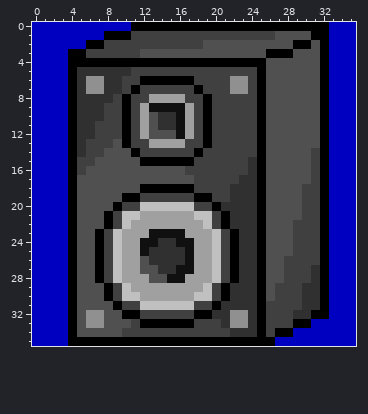
Pixel-art sprite: Monja/Assets/Image/Item_Image/item_036.png. Above is the file before it was changed.
The file is 36x36 pixels.
New version:
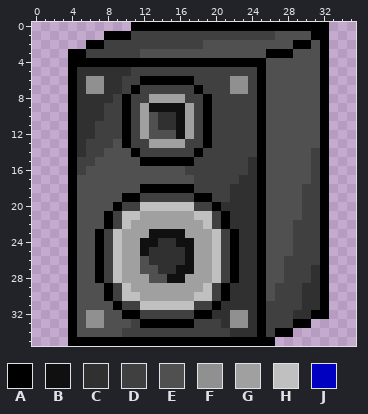
Palette (. is transparent): A #000000  B #101010  C #303030  D #404040  E #505050  F #909090  G #a0a0a0  H #c0c0c0  J #0000c0
From old to new:
The edit erases colour J in row 0 at x 0 to 10 and 33 to 35; in row 1 at x 0 to 7 and 33 to 35; in row 2 at x 0 to 5 and 33 to 35; in rows 3 to 32 at x 0 to 3 and 33 to 35; in row 33 at x 0 to 3 and 31 to 35; in row 34 at x 0 to 3 and 29 to 35.
The edit erases colour J in row 35 at x 0 to 3 and 27 to 35.
Where, in picture pixels (left, top, right, bottom), the same in both pictures:
erased: (32, 22, 131, 346)
erased: (275, 22, 356, 346)
